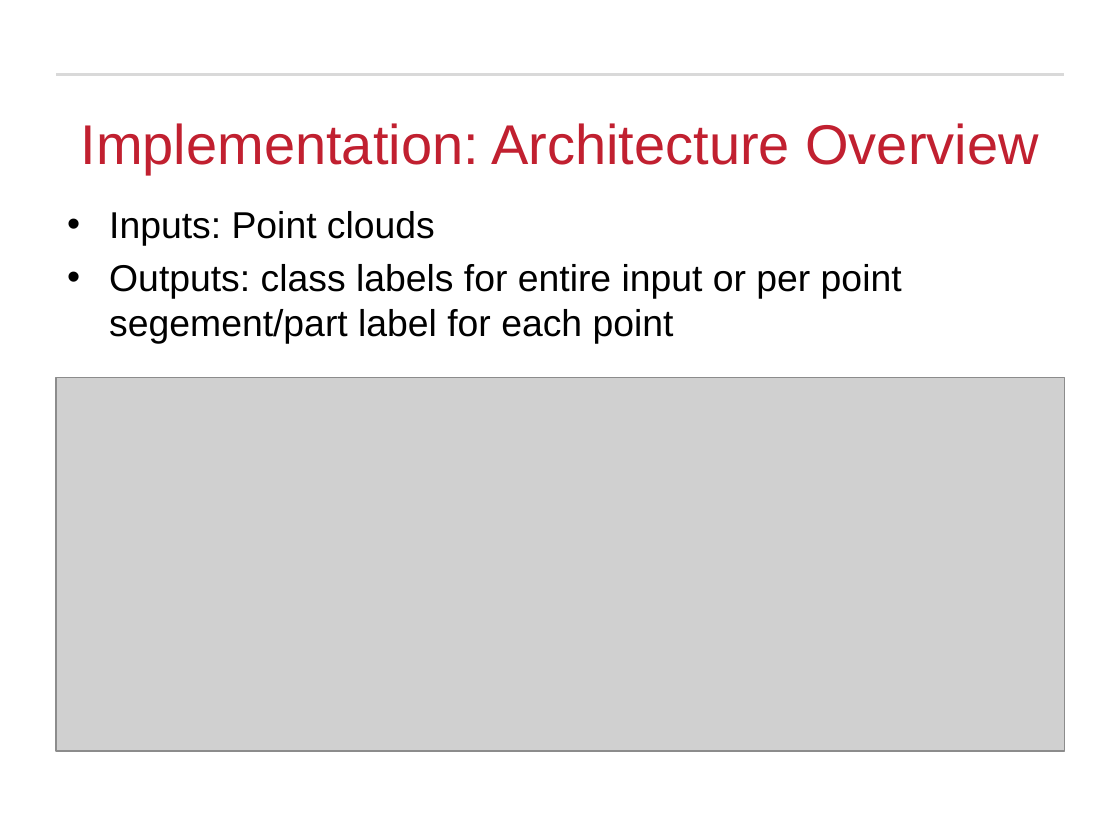
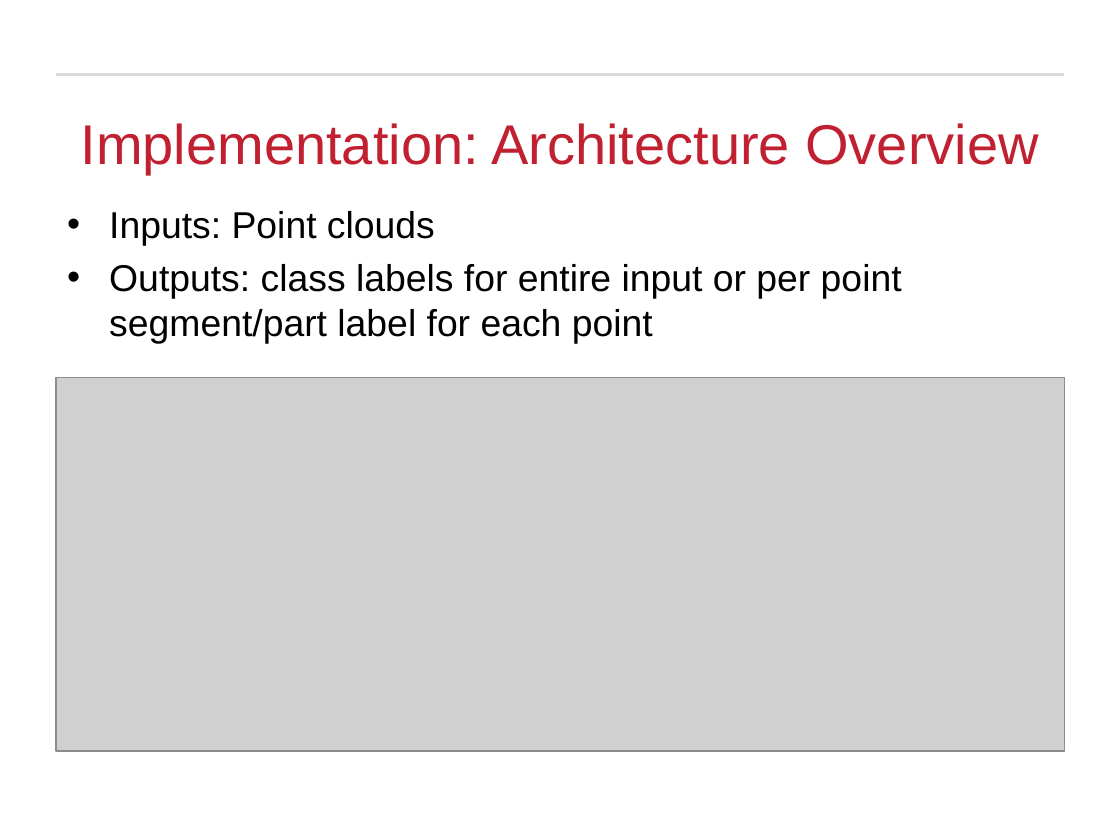
Before and after one commit to Michael-Hodges/PointNet, a slide deck: slide 6 of EECE5554_Final_Project.pptx. Drawn at 1120x840 pixels with LibreOffice and Linux fonts; fonts in the diff are those of the drawing; grey boxes stand for pictures; background and template pictures are left out. Boxes give left, top, right and bottom in pixels: in the first picture for what was removed or moved away, otherwise in the second. Text is boxed around its words. In the diff, an @@ line names an element or a change of style, - is before the commit and + after.

```diff
--- a/EECE5554_Final_Project.pptx
+++ b/EECE5554_Final_Project.pptx
@@ text at box(109, 264, 902, 343): text changed @@
-• Outputs: class labels for entire input or per point segement/part label for each point
+• Outputs: class labels for entire input or per point segment/part label for each point
```
Also in this commit, not shown: 1 other slide changed, 3 slides added, 1 slide removed, 2 other files.
